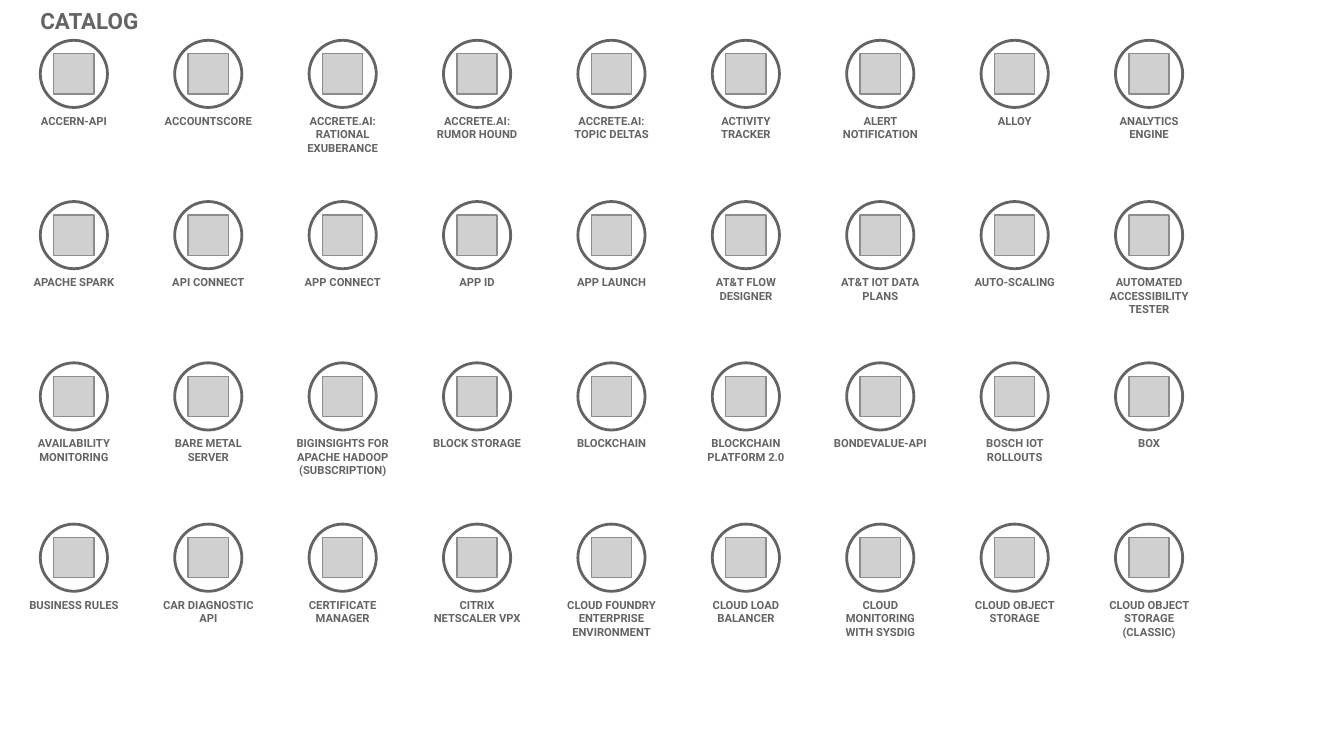
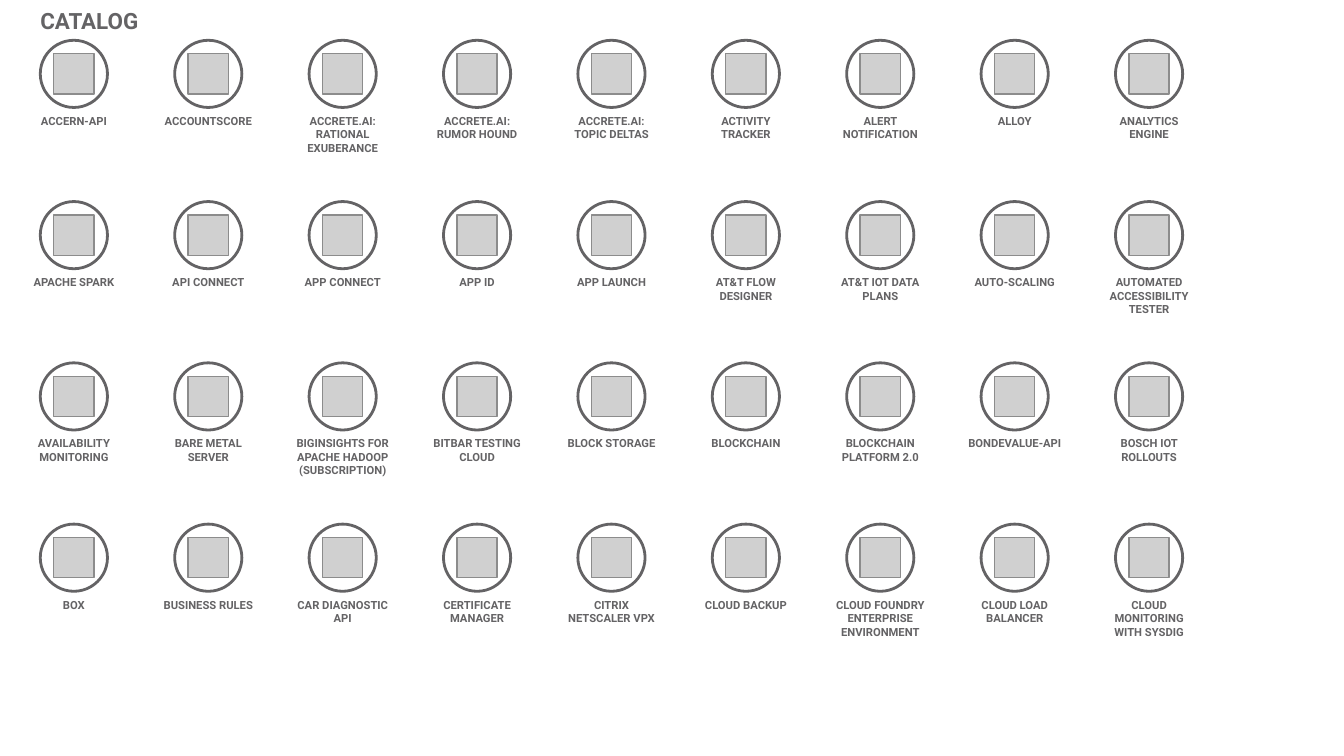
Before and after one commit to l2fprod/myarchitecture, a slide deck: slide 3 of mycatalog-architecture-diagram-template.pptx. Drawn at 1344x756 pixels with LibreOffice and Linux fonts; fonts in the diff are those of the drawing; grey boxes stand for pictures. Boxes give left, top, right and bottom in pixels: in the first picture for what was removed or moved away, otherwise in the second. Text is boxed around its words. In the diff, an @@ line names an element or a change of style, - is before the commit and + after.

```diff
--- a/mycatalog-architecture-diagram-template.pptx
+++ b/mycatalog-architecture-diagram-template.pptx
@@ text added at <box>433,439,521,461</box>, 6 pt, text #646365, bold @@
+BITBAR TESTING CLOUD
@@ text removed at <box>577,439,646,447</box> @@
-BLOCKCHAIN
@@ text at <box>711,439,780,447</box>: text changed @@
-BLOCKCHAIN PLATFORM 2.0
+BLOCKCHAIN
@@ text added at <box>842,439,919,461</box>, 6 pt, text #646365, bold @@
+BLOCKCHAIN PLATFORM 2.0
@@ text "BOX": place and size @@
-text "BOX" at <box>1138,439,1160,447</box>
+text "BOX" at <box>63,601,85,609</box>
@@ 7 texts: place and size @@
-7 texts at <box>29,439,1043,622</box>
+7 texts at <box>164,439,1177,622</box>
@@ text removed at <box>567,601,655,636</box> @@
-CLOUD FOUNDRY ENTERPRISE ENVIRONMENT
@@ text at <box>705,601,787,609</box>: text changed @@
-CLOUD LOAD BALANCER
+CLOUD BACKUP
@@ text at <box>836,601,924,636</box>: text changed @@
-CLOUD MONITORING WITH SYSDIG
+CLOUD FOUNDRY ENTERPRISE ENVIRONMENT
@@ text at <box>981,601,1048,622</box>: text changed @@
-CLOUD OBJECT STORAGE
+CLOUD LOAD BALANCER
@@ text at <box>1114,601,1184,636</box>: text changed @@
-CLOUD OBJECT STORAGE (CLASSIC)
+CLOUD MONITORING WITH SYSDIG
```
Also in this commit, not shown: 18 other slides changed, 1 slide added, 1 slide removed.
